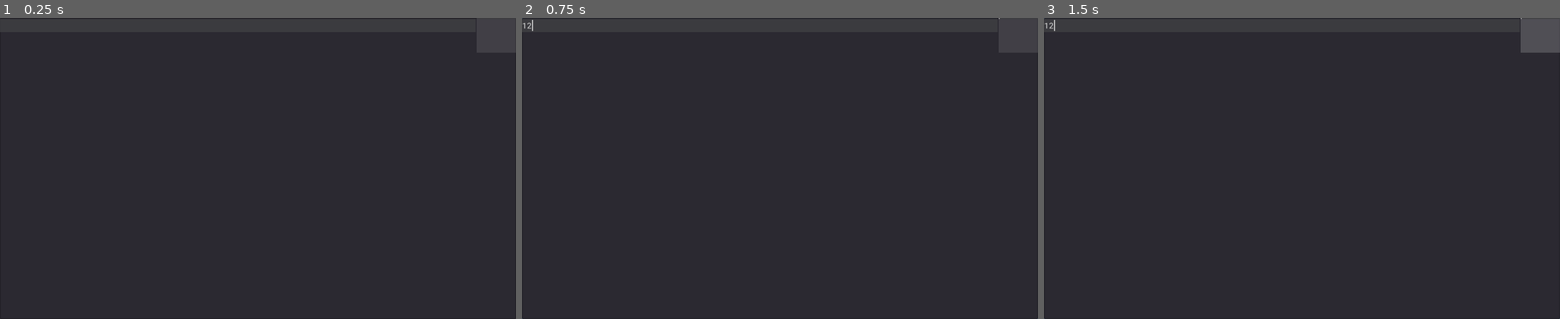
Above: before the commit, frames 1-3 (left to right).
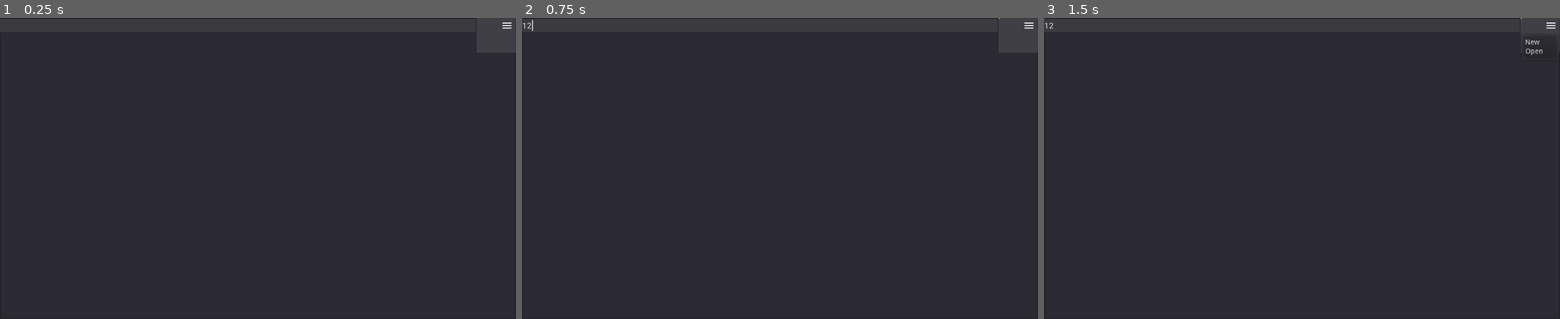
Above: after the commit, the same moments.

Repository: bit-garden/bit-garden.github.io
Game: Godot game, scene res://Node.tscn
Same seed, same stepped clock (60 frames per second), same inputs: the game is played once before the commit and once after it.
Inputs (mouse positions are in pixels of both pictures, inside the frame that each line leads up to):
- Up to frame 1 (0.25 s): no input
- Up to frame 2 (0.75 s): click (780, 168) at 0.52 s; type "12" at 0.6 s
- Up to frame 3 (1.5 s): click (1549, 24) at 1.27 s

The runs differ from the first frame. In frame 1, less than 0.1% of the frame differs, in the area x 97-100%, y 1-4%; in frame 2, less than 0.1%; in frame 3, 0.5%, in the area x 0-100%, y 0-100%.

Commit message:
Add files via upload
Fixed file saving, added new and open dialogues.

Diff:
--- a/Notepad/Node.gd
+++ b/Notepad/Node.gd
@@ -1,21 +1,59 @@
 extends Node
+
+var current_file := ''
+
+const menu_items = ['New', 'Open']
 
 # Called when the node enters the scene tree for the first time.
 func _ready():
-	var save_game = File.new()
-	if not save_game.file_exists('user://textdata'):
+	for m in menu_items:
+		$MenuButton.get_popup().add_item(m)
+
+	$MenuButton.get_popup().connect("id_pressed", self, "_on_item_pressed")
+
+func _on_item_pressed(id):
+	var item = menu_items[id]
+
+	if item == 'New':
+		$SaveDialog.current_dir = 'user://'
+		$SaveDialog.popup()
+	elif item == 'Open':
+		$OpenDialog.current_dir = 'user://'
+		$OpenDialog.popup()
+
+func _on_Notepad_text_changed():
+	if current_file == '':
 		return
 
-	save_game.open('user://textdata', File.READ)
+	if $Notepad.text.strip_edges() == '':
+		var dir = Directory.new()
+		dir.remove(current_file)
+		return
 
-	$Notepad.text = save_game.get_line()
+	var save_game := File.new()
+	save_game.open(current_file.strip_edges(), File.WRITE)
+
+	save_game.store_string($Notepad.text)
 
 	save_game.close()
 
-func _on_Notepad_text_changed():
+func _on_FileDialog_file_selected(path):
+	current_file = path
+
 	var save_game = File.new()
-	save_game.open('user://textdata', File.WRITE)
+	if not save_game.file_exists(path):
+		return
 
-	save_game.store_line($Notepad.text)
+	save_game.open(path, File.READ)
+
+	$Notepad.text = ''
+
+	while not save_game.eof_reached():
+		$Notepad.text += save_game.get_line() + '\n'
 
 	save_game.close()
+
+
+func _on_SaveDialog_file_selected(path):
+	current_file = path
+	$Notepad.text = ''
--- a/Notepad/Node.tscn
+++ b/Notepad/Node.tscn
@@ -1,7 +1,8 @@
-[gd_scene load_steps=3 format=2]
+[gd_scene load_steps=4 format=2]
 
 [ext_resource path="res://Node.gd" type="Script" id=1]
 [ext_resource path="res://mono.tres" type="DynamicFont" id=2]
+[ext_resource path="res://icons/sharp.png" type="Texture" id=3]
 
 [node name="Node" type="Node"]
 script = ExtResource( 1 )
@@ -16,4 +17,39 @@
 wrap_enabled = true
 minimap_draw = true
 
+[node name="OpenDialog" type="FileDialog" parent="."]
+visible = true
+anchor_right = 1.0
+margin_left = 117.0
+margin_top = 76.0
+margin_right = -358.0
+margin_bottom = 440.0
+rect_min_size = Vector2( 150, 52.5 )
+window_title = "Open a File or Directory"
+mode = 3
+access = 1
+current_dir = "user://"
+current_path = "user://"
+
+[node name="SaveDialog" type="FileDialog" parent="."]
+visible = true
+anchor_right = 1.0
+margin_left = 117.0
+margin_top = 76.0
+margin_right = -358.0
+margin_bottom = 440.0
+rect_min_size = Vector2( 150, 52.5 )
+access = 1
+current_dir = "user://"
+current_path = "user://"
+
+[node name="MenuButton" type="MenuButton" parent="."]
+anchor_left = 1.0
+anchor_right = 1.0
+margin_left = -36.0
+margin_bottom = 30.0
+icon = ExtResource( 3 )
+
 [connection signal="text_changed" from="Notepad" to="." method="_on_Notepad_text_changed"]
+[connection signal="file_selected" from="OpenDialog" to="." method="_on_FileDialog_file_selected"]
+[connection signal="file_selected" from="SaveDialog" to="." method="_on_SaveDialog_file_selected"]
Binary file added: Notepad/icons/sharp.png
Not shown, added: Notepad/icons/sharp.png.import
Not shown, changed: Notepad/html_out/Notepad.html
Not shown, changed: Notepad/html_out/Notepad.pck
